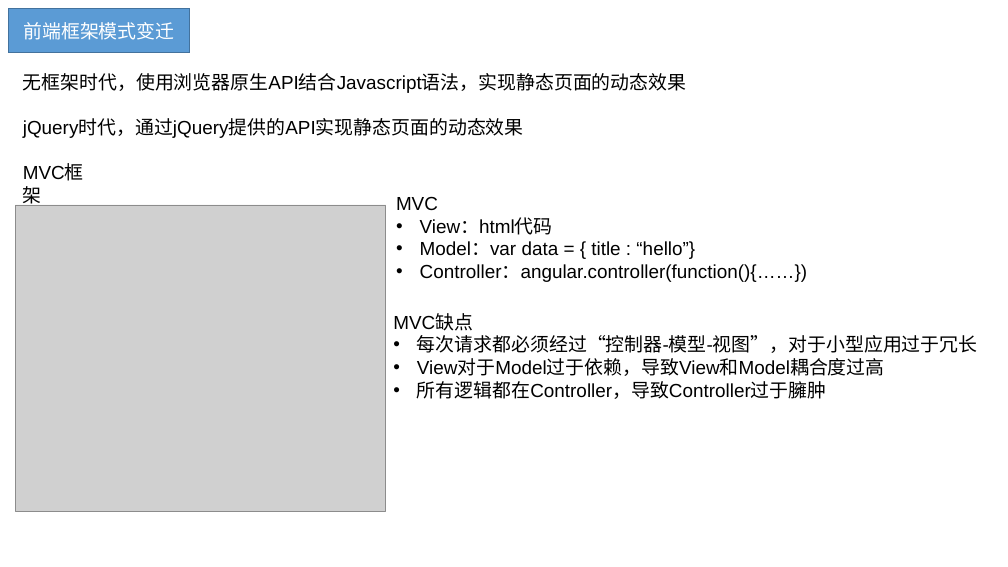
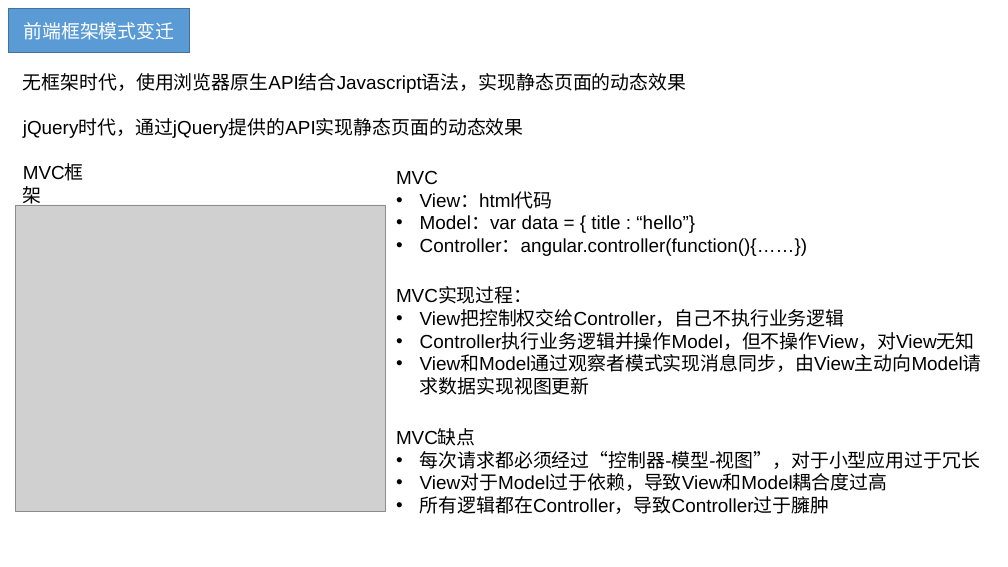
Before and after one commit to BinMarshall/studing, a slide deck: slide 5 of Vue/vue.pptx. Drawn at 1008x567 pixels with LibreOffice and Linux fonts; fonts in the diff are those of the drawing; grey boxes stand for pictures. Boxes give left, top, right and bottom in pixels: in the first picture for what was removed or moved away, otherwise in the second. Text is boxed around its words. In the diff, an @@ line names an element or a change of style, - is before the commit and + after.

```diff
--- a/Vue/vue.pptx
+++ b/Vue/vue.pptx
@@ text "MVC": place and size @@
-text "MVC" at box(396, 196, 807, 282)
+text "MVC" at box(396, 170, 807, 256)
@@ text added at box(396, 288, 982, 372), 18 pt, text #000000 @@
+MVC实现过程：
+• View把控制权交给Controller，自己不执行业务逻辑
+• Controller执行业务逻辑并操作Model，但不操作View，对View无知
+• View和Model通过观察者模式实现消息同步，由View主动向Model请求数据实现视图更新
@@ text "MVC缺点": place and size @@
-text "MVC缺点" at box(393, 314, 978, 399)
+text "MVC缺点" at box(396, 429, 981, 514)
```
Also in this commit, not shown: 7 other slides changed, 5 slides added, 2 slides removed, 1 other file.
